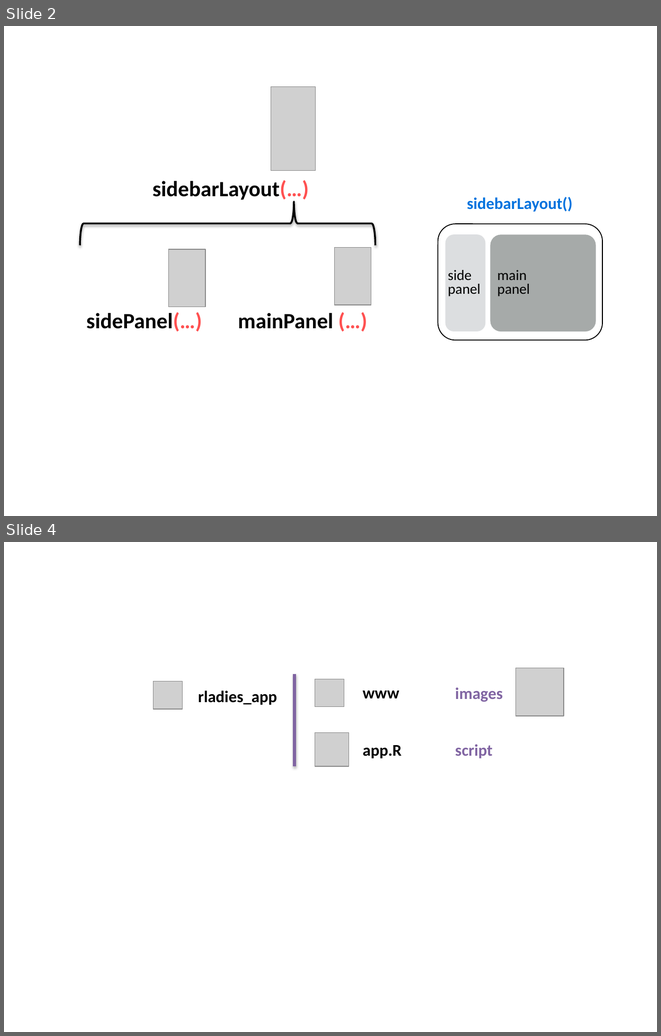
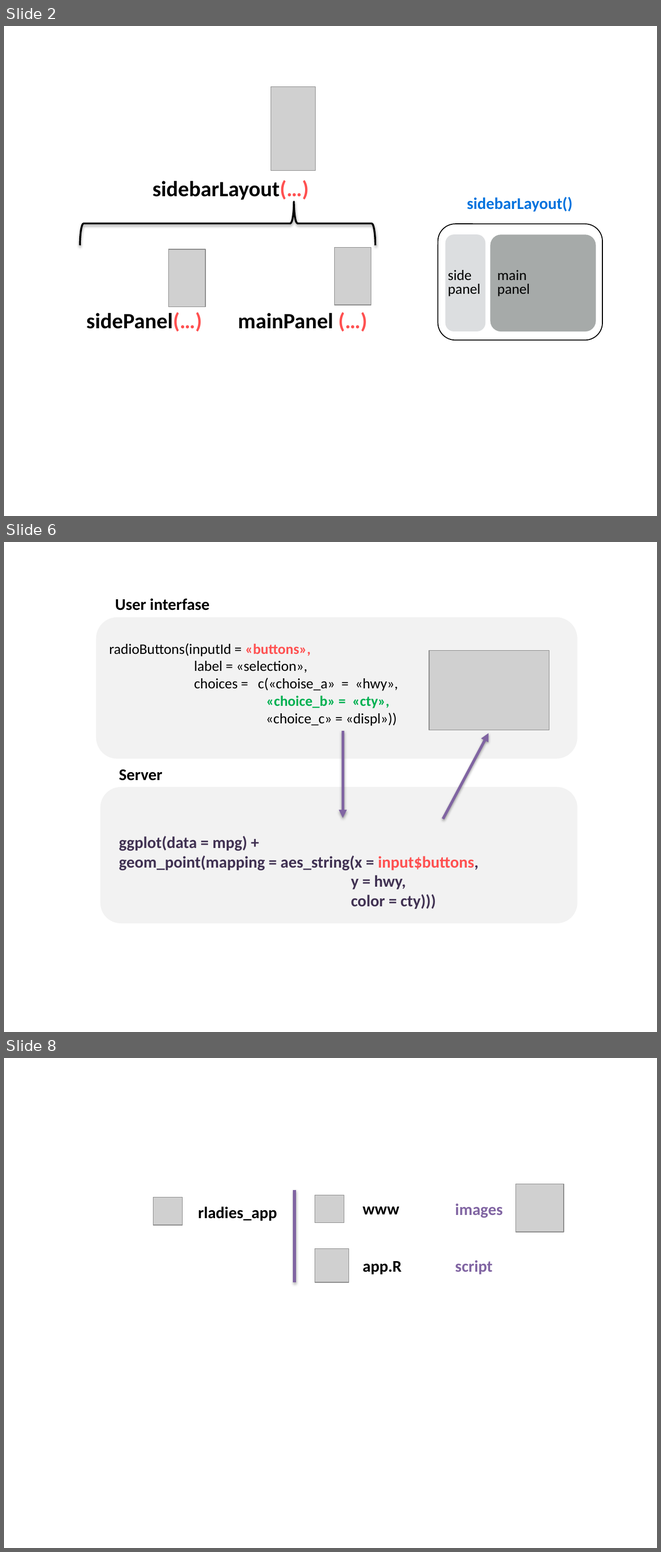
Before and after one commit to flor14/rladies_shiny_meetup_2020, a slide deck: shiny2020.pptx. Shown one above the other, each under a label of ours: slides 2 and 4 before the commit, slides 2, 6 and 8 after it; the slides between them are not shown. The pictures are 661x1036 and 661x1552 pixels, drawn with LibreOffice and Linux fonts; fonts in the diff are those of the drawing; grey boxes stand for pictures. Boxes give left, top, right and bottom in pixels: in the first picture for what was removed or moved away, otherwise in the second. Text is boxed around its words. In the diff, an @@ line names an element or a change of style, - is before the commit and + after.

```diff
--- a/shiny2020.pptx
+++ b/shiny2020.pptx
@@ slide 6 added at <box>4,542,657,1032</box>, background #FFFFFF @@
@@ text added at <box>115,598,210,610</box>, 18 pt, text #000000, bold @@
+User interfase
@@ rounded rectangle added at <box>96,617,577,759</box>, fill #F2F2F2 @@
@@ text added at <box>109,643,398,726</box>, 16 pt, text #000000 @@
+radioButtons(inputId = «buttons»,
+label = «selection»,
+choices = c(«choise_a» = «hwy»,
+«choice_b» = «cty»,
+«choice_c» = «displ»))
@@ picture added at <box>429,651,549,730</box> @@
@@ arrow added from (343, 731) to (343, 818), #8064A2 3 pt @@
@@ arrow added from (443, 819) to (488, 733), #8064A2 3 pt @@
@@ text added at <box>119,769,162,780</box>, 18 pt, text #000000, bold @@
+Server
@@ rounded rectangle added at <box>100,787,577,923</box>, fill #F2F2F2 @@
@@ text added at <box>119,836,479,909</box>, 18 pt, text #403152, bold @@
+ggplot(data = mpg) +
+geom_point(mapping = aes_string(x = input$buttons,
+y = hwy,
+color = cty)))
@@ what was slide 4 is now slide 8 @@
```
Also in this commit, not shown: 1 slide changed, 3 other slides added, 8 other files.
